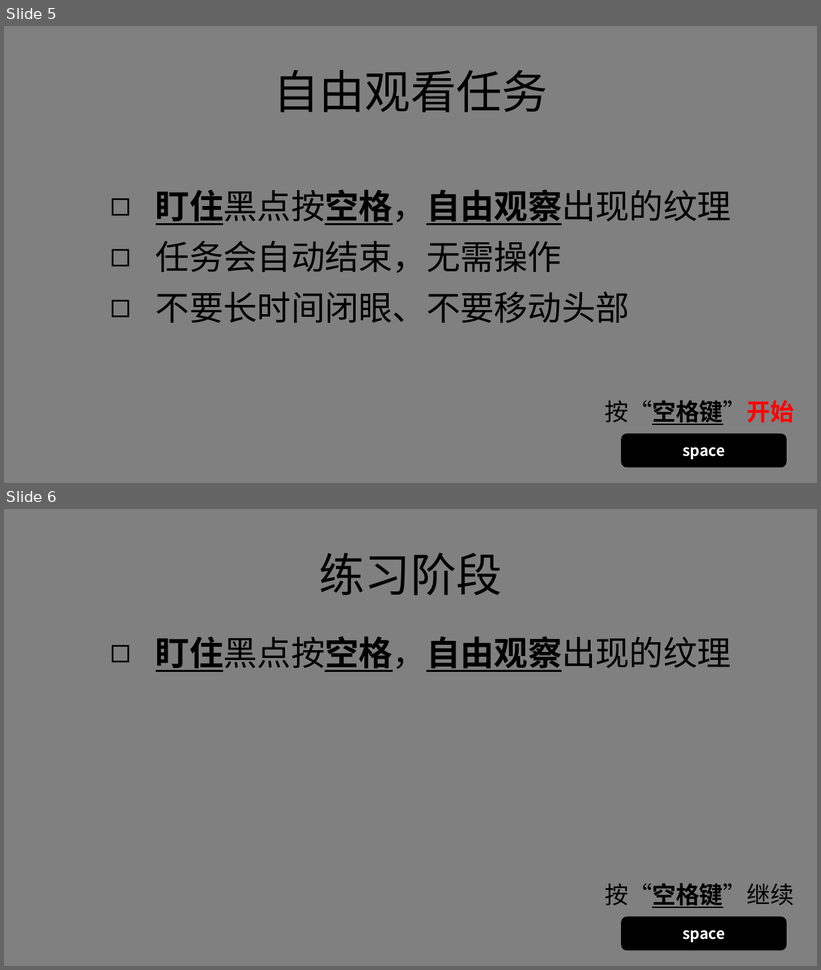
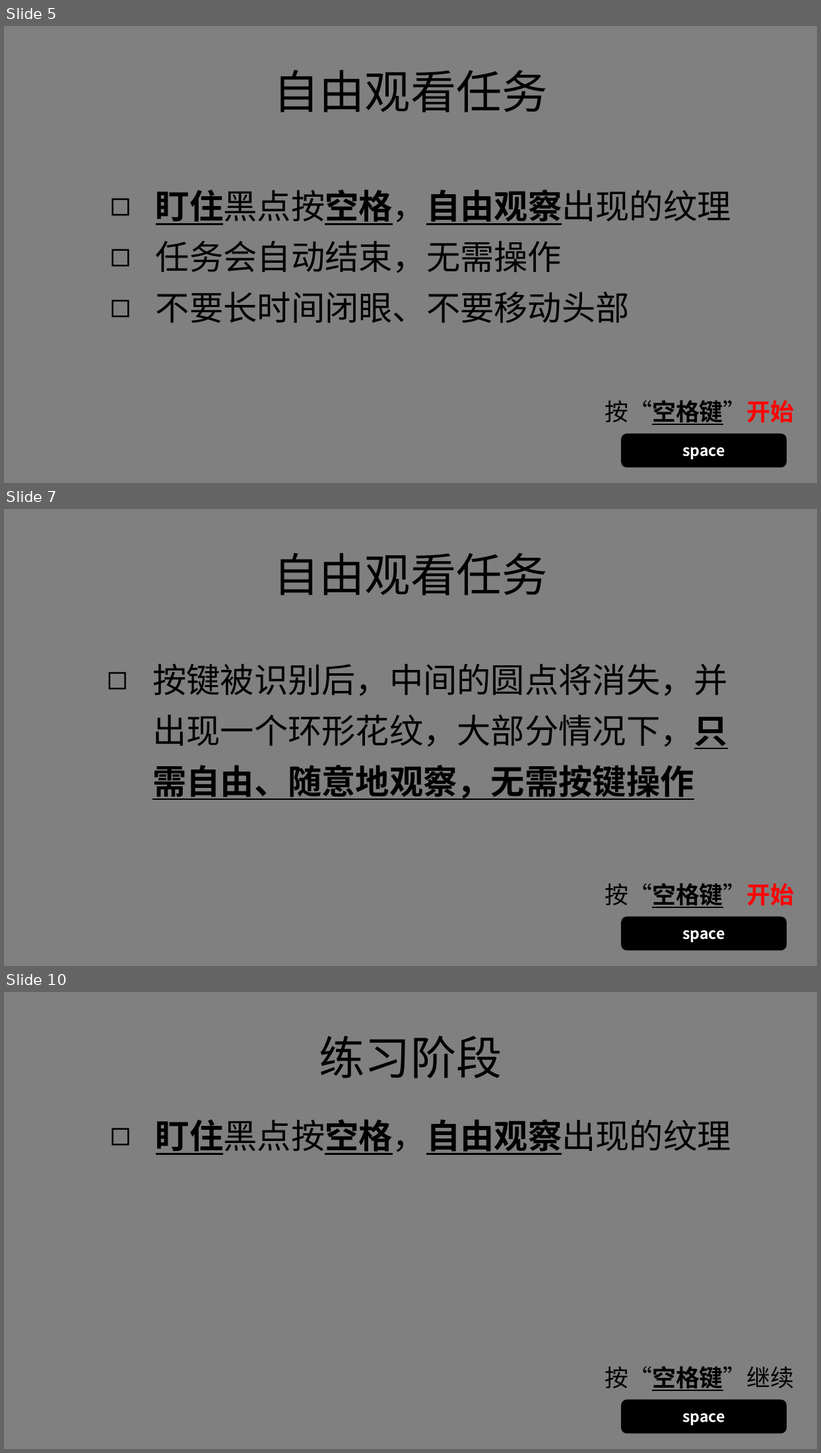
Before and after one commit to lyxose/FreeView, a slide deck: Instructions.pptx. Shown one above the other, each under a label of ours: slides 5 and 6 before the commit, slides 5, 7 and 10 after it; the slides between them are not shown. The pictures are 821x970 and 821x1453 pixels, drawn with LibreOffice and Linux fonts; fonts in the diff are those of the drawing. Boxes give left, top, right and bottom in pixels: in the first picture for what was removed or moved away, otherwise in the second. Text is boxed around its words. In the diff, an @@ line names an element or a change of style, - is before the commit and + after.

```diff
--- a/Instructions.pptx
+++ b/Instructions.pptx
@@ slide 7 added at box(4, 509, 817, 966), background #808080 @@
@@ text added at box(273, 553, 548, 595), 54 pt, text #000000 @@
+自由观看任务
@@ text added at box(152, 664, 728, 800), 40 pt, text #000000 @@
+◻ 按键被识别后，中间的圆点将消失，并出现一个环形花纹，大部分情况下，只需自由、随意地观察，无需按键操作
@@ text added at box(605, 883, 794, 908), 28 pt, text #000000, bold @@
+按“空格键”开始
@@ rounded rectangle added at box(621, 917, 787, 951), fill #000000, 18 pt, text #FFFFFF, bold @@
+space
@@ what was slide 6 is now slide 10 @@
```
Also in this commit, not shown: 3 other slides added, 8 other files.
